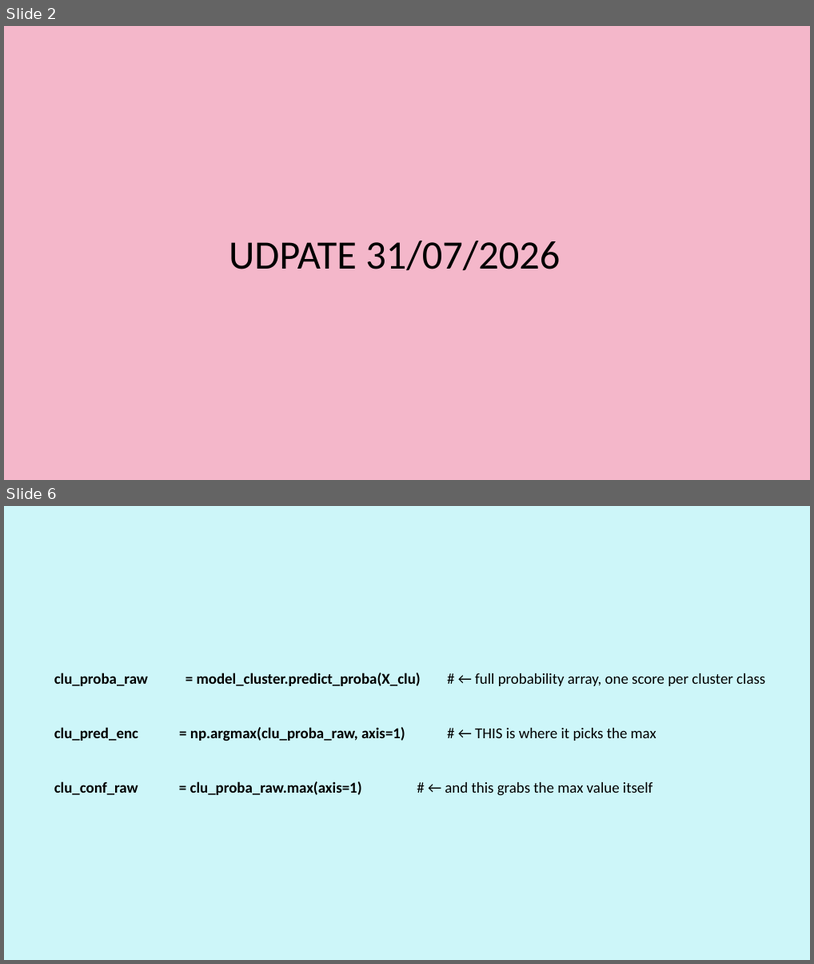
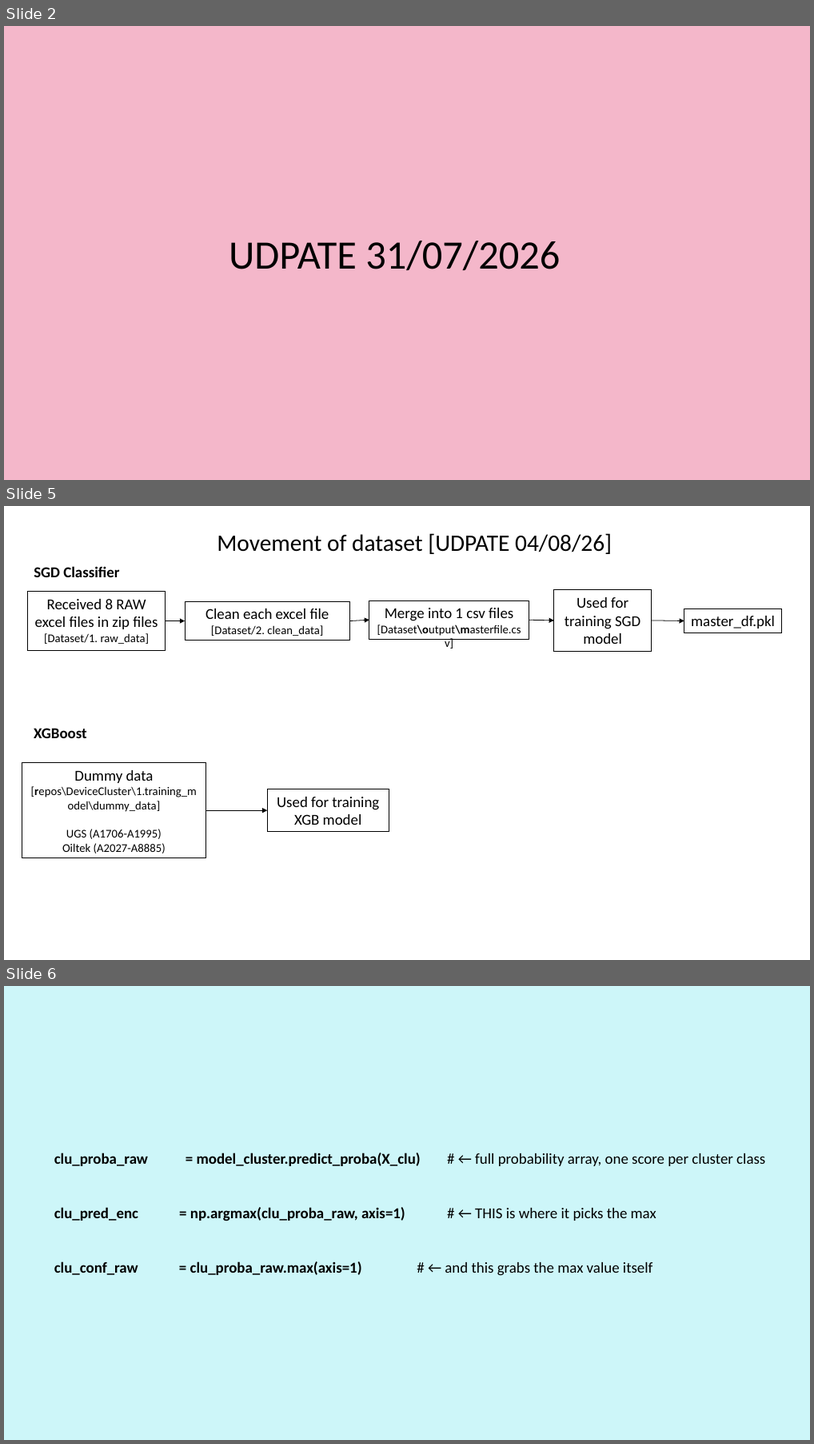
Before and after one commit to Syaziyah30/DeviceCluster, a slide deck: 1.training_model/supplementary/Device Identifier 20260717.pptx. Shown one above the other, each under a label of ours: slides 2 and 6 before the commit, slides 2, 5 and 6 after it; the slides between them are not shown. The pictures are 814x964 and 814x1444 pixels, drawn with LibreOffice and Linux fonts; fonts in the diff are those of the drawing. Boxes give left, top, right and bottom in pixels: in the first picture for what was removed or moved away, otherwise in the second. Text is boxed around its words. In the diff, an @@ line names an element or a change of style, - is before the commit and + after.

```diff
--- a/1.training_model/supplementary/Device Identifier 20260717.pptx
+++ b/1.training_model/supplementary/Device Identifier 20260717.pptx
@@ slide 5 added at (x1=4, y1=506, x2=810, y2=960), background #FFFFFF @@
@@ text added at (x1=217, y1=533, x2=612, y2=554), 28 pt, text #000000 @@
+Movement of dataset [UDPATE 04/08/26]
@@ text added at (x1=34, y1=566, x2=119, y2=577), 18 pt, text #000000, bold @@
+SGD Classifier
@@ rectangle added at (x1=27, y1=592, x2=165, y2=651), outline #000000 0.75 pt, 18 pt, text #000000 @@
+Received 8 RAW excel files in zip files [Dataset/1. raw_data]
@@ rectangle added at (x1=185, y1=601, x2=350, y2=640), outline #000000 0.75 pt, 14 pt, text #000000 @@
+Clean each excel file
+[Dataset/2. clean_data]
@@ rectangle added at (x1=370, y1=600, x2=529, y2=639), outline #000000 0.75 pt, 14 pt, text #000000 @@
+Merge into 1 csv files
+[Dataset\output\masterfile.csv]
@@ rectangle added at (x1=554, y1=590, x2=652, y2=651), outline #000000 0.75 pt, 18 pt, text #000000 @@
+Used for training SGD model
@@ arrow added from (166, 621) to (185, 621), #000000 0.75 pt @@
@@ arrow added from (350, 621) to (370, 620), #000000 0.75 pt @@
@@ arrow added from (529, 620) to (554, 620), #000000 0.75 pt @@
@@ arrow added from (652, 620) to (685, 621), #000000 0.75 pt @@
@@ rectangle added at (x1=685, y1=609, x2=782, y2=633), outline #000000 0.75 pt, 18 pt, text #000000 @@
+master_df.pkl
@@ text added at (x1=34, y1=728, x2=87, y2=738), 18 pt, text #000000, bold @@
+XGBoost
@@ rectangle added at (x1=22, y1=763, x2=206, y2=858), outline #000000 0.75 pt, 14 pt, text #000000 @@
+Dummy data
+[repos\DeviceCluster\1.training_model\dummy_data]
+UGS (A1706-A1995)
+Oiltek (A2027-A8885)
@@ rectangle added at (x1=268, y1=789, x2=390, y2=832), outline #000000 0.75 pt, 18 pt, text #000000 @@
+Used for training XGB model
@@ arrow added from (206, 810) to (268, 810), #000000 0.75 pt @@
```
Also in this commit, not shown: 2 slides changed, 1 slide removed, 4 other files.
